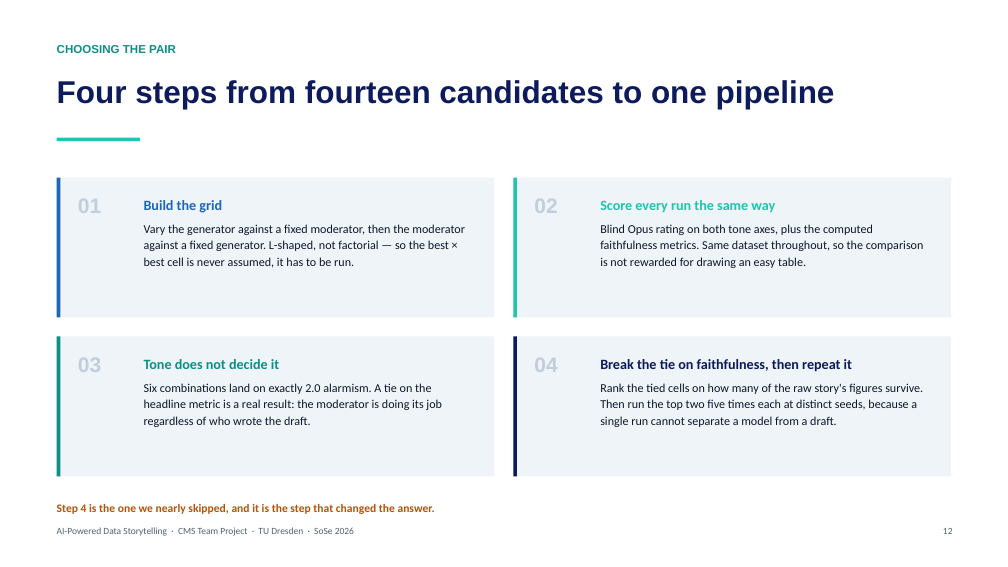
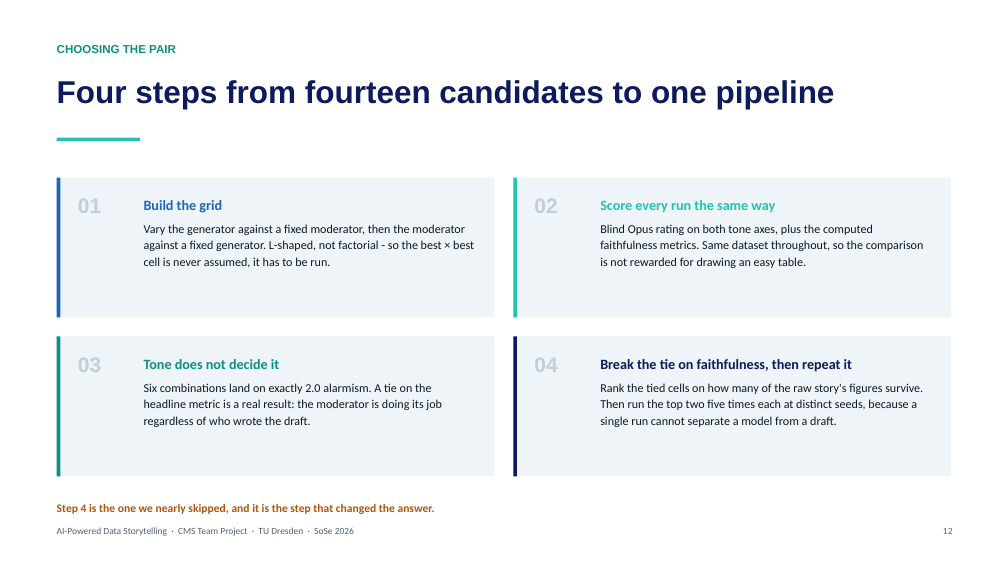
Before and after one commit to memoelsamadony/ai-powered-data-storytelling, a slide deck: slide 12 of presentation/AI-Storytelling-Final-Talk.pptx. Drawn at 1008x567 pixels with LibreOffice and Linux fonts; fonts in the diff are those of the drawing. Boxes give left, top, right and bottom in pixels: in the first picture for what was removed or moved away, otherwise in the second. Text is boxed around its words. In the diff, an @@ line names an element or a change of style, - is before the commit and + after.

```diff
--- a/presentation/AI-Storytelling-Final-Talk.pptx
+++ b/presentation/AI-Storytelling-Final-Talk.pptx
@@ text at (x1=144, y1=224, x2=474, y2=268): text changed @@
-Vary the generator against a fixed moderator, then the moderator against a fixed generator. L-shaped, not factorial — so the best × best cell is never assumed, it has to be run.
+Vary the generator against a fixed moderator, then the moderator against a fixed generator. L-shaped, not factorial - so the best × best cell is never assumed, it has to be run.
```
Also in this commit, not shown: 10 other slides changed, 24 other files.
